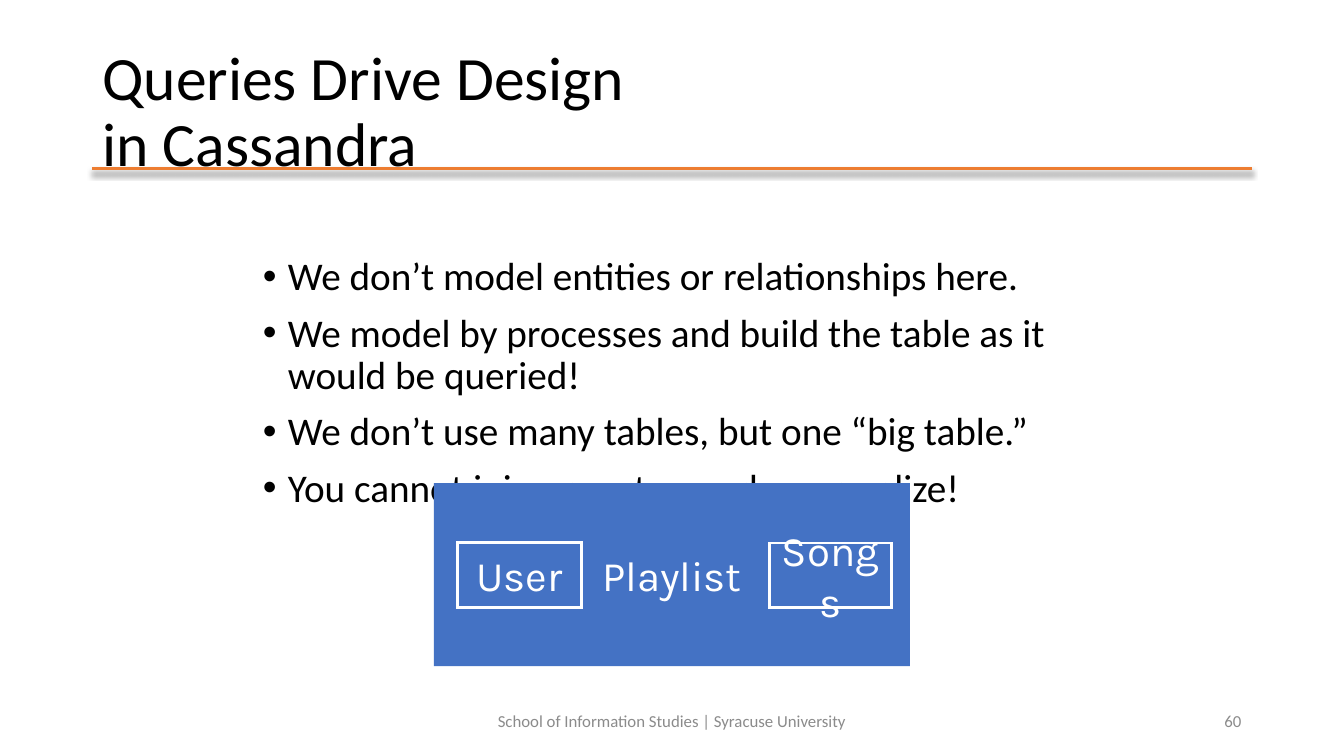
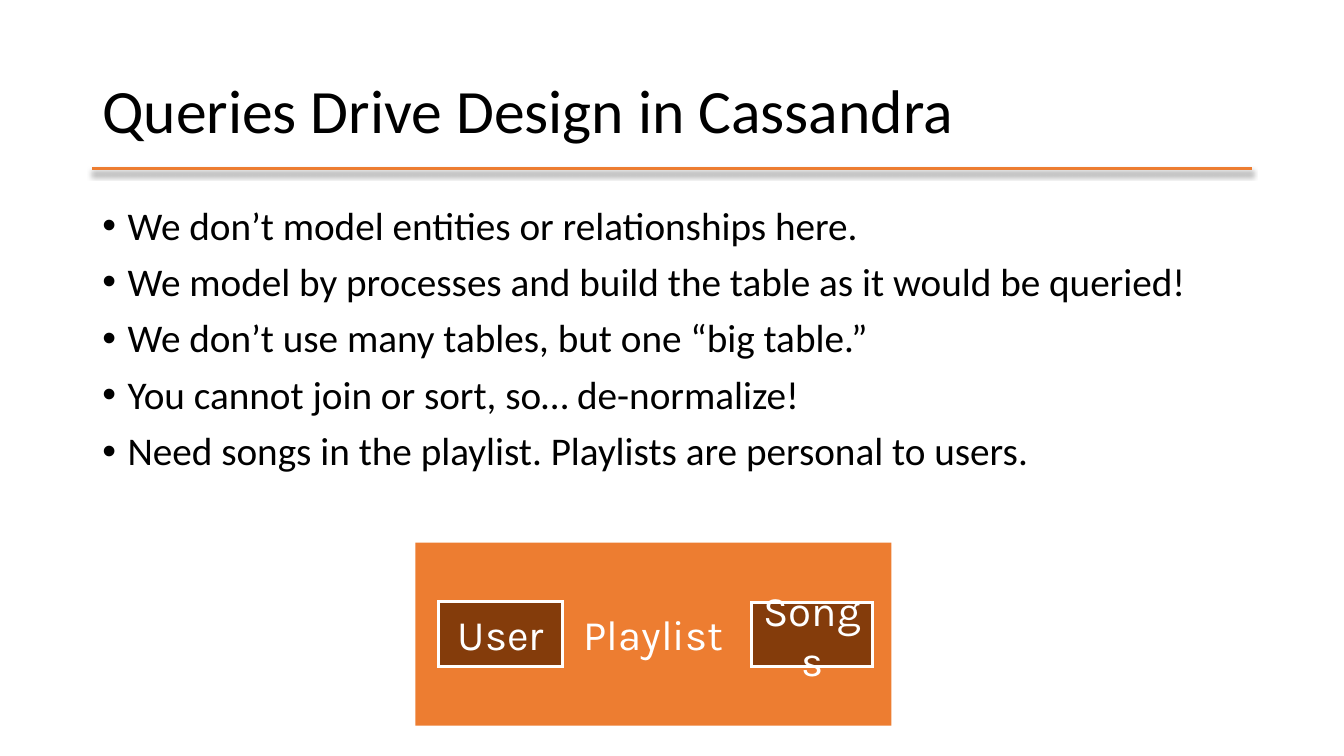
Before and after one commit to mafudge/ist769-old, a slide deck: slide 64 of content/G-Widecolumn/G-Widecolumn.pptx (slide 60 before the commit). Drawn at 1344x756 pixels with LibreOffice and Linux fonts; fonts in the diff are those of the drawing. Boxes give left, top, right and bottom in pixels: in the first picture for what was removed or moved away, otherwise in the second. Text is boxed around its words. In the diff, an @@ line names an element or a change of style, - is before the commit and + after.

```diff
--- a/content/G-Widecolumn/G-Widecolumn.pptx
+++ b/content/G-Widecolumn/G-Widecolumn.pptx
@@ title "Queries Drive Design in Cassandra" rewrapped from (102, 57, 624, 178) to (102, 90, 952, 144) @@
@@ text "We don’t model entities or ...": place and size @@
-text "We don’t model entities or ..." at (288, 262, 1044, 512)
+text "We don’t model entities or ..." at (128, 212, 1185, 472)
@@ text at (128, 437, 1028, 472): paragraph added @@
+• Need songs in the playlist. Playlists are personal to users.
@@ rectangle "Playlist" at (415, 542, 891, 726): fill #4472C4 to #ED7D31 @@
@@ rectangle "User" at (439, 602, 563, 666): fill #4472C4 to #843C0B @@
@@ 3 rectangles: place and size @@
-3 rectangles at (435, 483, 910, 666)
+3 rectangles at (415, 542, 891, 726)
@@ rectangle "Songs" at (751, 603, 873, 667): fill #4472C4 to #843C0B @@
@@ text removed at (498, 715, 845, 730) @@
-School of Information Studies | Syracuse University
@@ page number removed at (1224, 716, 1241, 727) @@
-60
```
Also in this commit, not shown: 33 other slides changed, 12 slides added, 13 slides removed, 52 other files.
